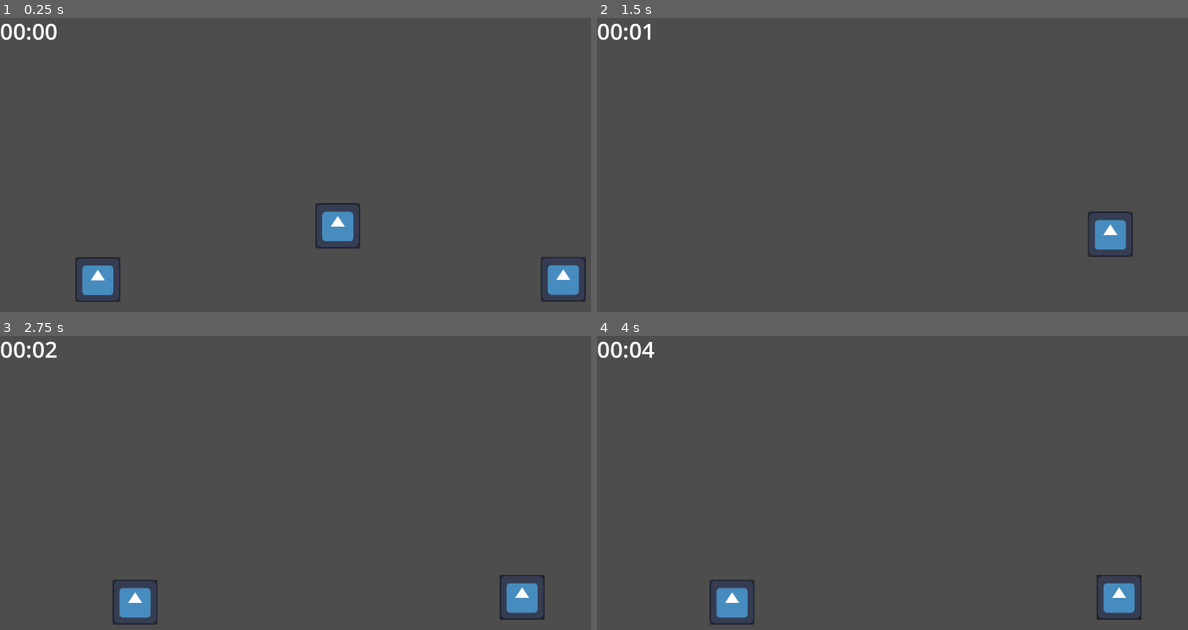
Above: before the commit, frames 1-4 (two rows, left to right).
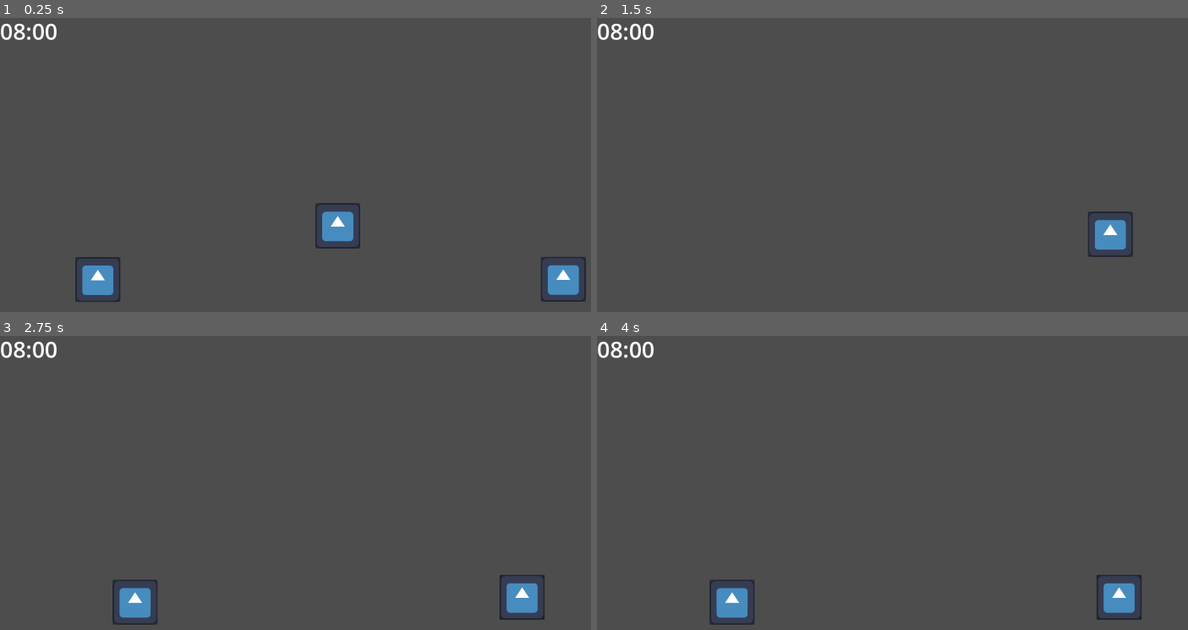
Above: after the commit, the same moments.

Repository: BK3000gamer/Hysterical-Hourglass-Shovel-Jam-2025
Game: Godot game, scene res://Levels/Rooms/living_room.tscn
Two runs of this game, one before a commit and one after it. Both use one fixed random seed, a clock stepped at 60 frames per second and the inputs below. The engine's default icon, where the game draws it, is replaced by a stand-in: a white triangle on a blue panel in a dark square.
Inputs (mouse positions are in pixels of both pictures, inside the frame that each line leads up to):
- Up to frame 1 (0.25 s): no input
- Up to frame 2 (1.5 s): click (1158, 279) at 0.52 s; click (1117, 279) at 1.27 s
- Up to frame 3 (2.75 s): click (514, 553) at 2 s
- Up to frame 4 (4 s): click (1117, 597) at 2.77 s; click (1111, 553) at 3.5 s

The runs differ from the first frame. In frame 1, less than 0.1% of the frame differs, in the area x 2-5%, y 2-8%; in frame 2, 0.1%, in the area x 2-10%, y 1-8%; in frame 3, 0.1%; in frame 4, 0.1%.

Commit message:
added task dishes

Diff:
--- a/new-game-project/Common/Singleton/global_timer.gd
+++ b/new-game-project/Common/Singleton/global_timer.gd
@@ -1,19 +1,13 @@
 extends Node
 
-@onready var total_time : int = 0
+@onready var total_time : int = 480
 
-var timer = Timer.new()
+var h = 0
 var m = 0
-var s = 0
 
 func _ready() -> void:
 	process_mode =Node.PROCESS_MODE_ALWAYS
-	add_child(timer)
-	timer.one_shot = false
-	timer.start(1)
-	timer.timeout.connect(_on_global_timer_timeout)
 
-func _on_global_timer_timeout():
-	total_time += 1
-	m = int(total_time / 60)
-	s = total_time - m * 60
+func _process(delta: float) -> void:
+	h = int(total_time / 60)
+	m = total_time - h * 60
--- /dev/null
+++ b/new-game-project/Levels/Tasks/Dishes/dishes.tscn
@@ -0,0 +1,42 @@
+[gd_scene load_steps=6 format=3 uid="uid://cyjwfjr67als8"]
+
+[ext_resource type="Texture2D" uid="uid://bva8xh5n0052b" path="res://icon.svg" id="1_ciqco"]
+[ext_resource type="Script" uid="uid://dskmd6mx6x58w" path="res://Levels/Tasks/Dishes/soap.gd" id="2_1g64e"]
+[ext_resource type="PackedScene" uid="uid://c8lw7cpbrv5r3" path="res://UI/scores.tscn" id="3_6g2lp"]
+
+[sub_resource type="Gradient" id="Gradient_1g64e"]
+interpolation_mode = 1
+offsets = PackedFloat32Array(0, 0.700508)
+colors = PackedColorArray(0, 0, 0, 1, 1, 1, 1, 0)
+
+[sub_resource type="GradientTexture2D" id="GradientTexture2D_6g2lp"]
+gradient = SubResource("Gradient_1g64e")
+width = 800
+height = 800
+fill = 1
+fill_from = Vector2(0.5, 0.5)
+
+[node name="Dishes" type="Node2D"]
+
+[node name="Background" type="TextureRect" parent="."]
+custom_minimum_size = Vector2(1920, 1080)
+anchors_preset = 15
+anchor_right = 1.0
+anchor_bottom = 1.0
+offset_right = 1920.0
+offset_bottom = 1080.0
+grow_horizontal = 2
+grow_vertical = 2
+texture = ExtResource("1_ciqco")
+
+[node name="Scores" parent="." instance=ExtResource("3_6g2lp")]
+scoreMultiplier = 5
+
+[node name="Dish" type="Node2D" parent="."]
+position = Vector2(960, 625)
+
+[node name="Sprite2D" type="Sprite2D" parent="Dish"]
+texture = SubResource("GradientTexture2D_6g2lp")
+
+[node name="Soap" type="Node2D" parent="Dish"]
+script = ExtResource("2_1g64e")
--- /dev/null
+++ b/new-game-project/Levels/Tasks/Dishes/soap.gd
@@ -0,0 +1,66 @@
+extends Node2D
+
+@onready var scoreCounter = $"../../Scores"
+
+var clickPos: Array= []
+var drawMask: Image
+var drawTexture: ImageTexture
+const areaCentre = Vector2(960, 625)
+const areaRadius = 400
+const resolution = 256
+var localPos
+
+func _ready() -> void:
+	drawMask = Image.create(resolution, resolution, false, Image.FORMAT_L8)
+	drawMask.fill(Color.BLACK)
+	drawTexture = ImageTexture.create_from_image(drawMask)
+
+func _input(event: InputEvent) -> void:
+	if Input.is_mouse_button_pressed(MOUSE_BUTTON_LEFT):
+		localPos = get_global_mouse_position() - areaCentre
+		if localPos.length() < areaRadius:
+			clickPos.append(localPos)
+			paint_to_mask(localPos)
+			queue_redraw()
+	elif Input.is_action_just_pressed("ui_accept"):
+		var filled = is_area_filled()
+		if filled:
+			clickPos.clear()
+			scoreCounter.score += 1
+			drawMask.fill(Color.BLACK)
+			drawTexture.update(drawMask)
+			filled = false
+			queue_redraw()
+
+func paint_to_mask(local_pos: Vector2):
+	var img = drawMask
+
+	var centre = (localPos / areaRadius) * (resolution / 2.0) + Vector2(resolution/2, resolution/2)
+	var radius = int(50.0 / areaRadius * (resolution / 2.0))
+
+	for y in range(centre.y - radius, centre.y + radius):
+		for x in range(centre.x - radius, centre.x + radius):
+			var pos = Vector2(x, y)
+			if pos.distance_to(centre) < radius and x >= 0 and y >= 0 and x < resolution and y < resolution:
+				img.set_pixel(x, y, Color(1,1,1))
+
+	drawTexture.set_image(img)
+
+func is_area_filled(threshold_percent := 0.9) -> bool:
+	var img = drawMask
+	var white_pixel_count = 0
+	var total_pixels = 0
+
+	for y in resolution:
+		for x in resolution:
+			var px = Vector2(x - resolution/2, y - resolution/2)
+			if px.length() < resolution/2:  # Inside the circle area
+				total_pixels += 1
+				if img.get_pixel(x, y).r > 0.5:
+					white_pixel_count += 1
+
+	return white_pixel_count / float(total_pixels) >= threshold_percent
+
+func _draw() -> void:
+	for point in clickPos:
+		draw_circle(point, 50, Color.WHITE, true)
--- a/new-game-project/Levels/Tasks/Fold Clothes/fold_clothes.tscn
+++ b/new-game-project/Levels/Tasks/Fold Clothes/fold_clothes.tscn
@@ -9,8 +9,9 @@
 [ext_resource type="Texture2D" uid="uid://dkof72t0yri1y" path="res://Assets/Textures/Green/texture_09.png" id="7_c5djx"]
 [ext_resource type="Texture2D" uid="uid://d2rc2jssri8tn" path="res://Assets/Textures/Purple/texture_09.png" id="8_sldl2"]
 [ext_resource type="Script" uid="uid://q58bu7vavnhc" path="res://Levels/Tasks/Fold Clothes/clothes.gd" id="9_a5kgc"]
-[ext_resource type="Script" uid="uid://d4nekkdsy4v0d" path="res://Levels/Tasks/Fold Clothes/scores.gd" id="10_xujwe"]
+[ext_resource type="PackedScene" uid="uid://c8lw7cpbrv5r3" path="res://UI/scores.tscn" id="11_sxnhr"]
 [ext_resource type="Script" uid="uid://clk6otkxv8y5w" path="res://Levels/Tasks/Fold Clothes/cursor.gd" id="11_ufg4w"]
+[ext_resource type="PackedScene" uid="uid://cm10bkdq5b4in" path="res://UI/timer_ui.tscn" id="12_sxnhr"]
 
 [sub_resource type="RectangleShape2D" id="RectangleShape2D_oguuq"]
 size = Vector2(150, 150)
@@ -33,16 +34,8 @@
 height = 125
 
 [sub_resource type="CapsuleShape2D" id="CapsuleShape2D_ufg4w"]
-radius = 29.0
+radius = 36.0
 height = 114.0
-
-[sub_resource type="SystemFont" id="SystemFont_fg388"]
-font_names = PackedStringArray("Montserrat")
-font_weight = 600
-
-[sub_resource type="LabelSettings" id="LabelSettings_a5kgc"]
-font = SubResource("SystemFont_fg388")
-font_size = 64
 
 [node name="Fold Clothes" type="Node2D"]
 script = ExtResource("1_04gu6")
@@ -129,7 +122,7 @@
 script = ExtResource("9_a5kgc")
 
 [node name="Shadow" type="Sprite2D" parent="Clothes"]
-scale = Vector2(2, 1)
+scale = Vector2(2, 1.3)
 texture = SubResource("GradientTexture2D_sxnhr")
 
 [node name="Sprite2D" type="Sprite2D" parent="Clothes"]
@@ -156,20 +149,11 @@
 offset_right = 32.0
 offset_bottom = 32.0
 
-[node name="Scores" type="CanvasLayer" parent="."]
-script = ExtResource("10_xujwe")
+[node name="Scores" parent="." instance=ExtResource("11_sxnhr")]
+scoreMultiplier = 2
+room = "uid://bstqgq8pxmtjo"
 
-[node name="Label" type="Label" parent="Scores"]
-custom_minimum_size = Vector2(200, 100)
-anchors_preset = 5
-anchor_left = 0.5
-anchor_right = 0.5
-offset_left = -100.0
-offset_right = 100.0
-offset_bottom = 100.0
-grow_horizontal = 2
-label_settings = SubResource("LabelSettings_a5kgc")
-horizontal_alignment = 1
+[node name="Timer UI" parent="." instance=ExtResource("12_sxnhr")]
 
 [connection signal="area_entered" from="Clothes/Area2D" to="Clothes" method="_on_area_2d_area_entered"]
 [connection signal="button_down" from="Cursor/Button" to="Cursor" method="_on_button_button_down"]
--- a/new-game-project/Levels/Tasks/Fold Clothes/scores.gd
+++ /dev/null
@@ -1,7 +0,0 @@
-extends CanvasLayer
-
-var score: int = 0
-@onready var label = $Label
-
-func _process(delta: float) -> void:
-	label.text = '%02d' % [score]
--- /dev/null
+++ b/new-game-project/UI/scores.gd
@@ -0,0 +1,24 @@
+extends CanvasLayer
+
+var score: int = 0
+@onready var label = $Label
+
+@export var time: int = 0
+@export var scoreMultiplier: int = 0
+@export_file("*.tscn") var room: String
+
+func _ready() -> void:
+	var timer = Timer.new()
+	add_child(timer)
+	timer.start(1)
+	timer.one_shot = false
+	timer.timeout.connect(timerTimeout)
+
+func timerTimeout():
+	time -= 1
+
+func _process(delta: float) -> void:
+	label.text = '%02d\n%02d' % [time, score]
+	if time == 0:
+		GlobalTimer.total_time += score * scoreMultiplier
+		get_tree().change_scene_to_file(room)
--- /dev/null
+++ b/new-game-project/UI/scores.tscn
@@ -0,0 +1,28 @@
+[gd_scene load_steps=4 format=3 uid="uid://c8lw7cpbrv5r3"]
+
+[ext_resource type="Script" uid="uid://d4nekkdsy4v0d" path="res://UI/scores.gd" id="1_oe5sd"]
+
+[sub_resource type="SystemFont" id="SystemFont_fg388"]
+font_names = PackedStringArray("Montserrat")
+font_weight = 600
+
+[sub_resource type="LabelSettings" id="LabelSettings_a5kgc"]
+font = SubResource("SystemFont_fg388")
+font_size = 64
+
+[node name="Scores" type="CanvasLayer"]
+script = ExtResource("1_oe5sd")
+time = 60
+room = "uid://dghm0atvqrg70"
+
+[node name="Label" type="Label" parent="."]
+custom_minimum_size = Vector2(200, 100)
+anchors_preset = 5
+anchor_left = 0.5
+anchor_right = 0.5
+offset_left = -100.0
+offset_right = 100.0
+offset_bottom = 100.0
+grow_horizontal = 2
+label_settings = SubResource("LabelSettings_a5kgc")
+horizontal_alignment = 1
--- a/new-game-project/UI/timer_ui.gd
+++ b/new-game-project/UI/timer_ui.gd
@@ -3,6 +3,6 @@
 @onready var label = $Label
 
 func _process(delta: float) -> void:
+	var h :int = GlobalTimer.h
 	var m :int = GlobalTimer.m
-	var s :int = GlobalTimer.s
-	label.text = '%02d:%02d' % [m, s]
+	label.text = '%02d:%02d' % [h, m]
--- a/new-game-project/project.godot
+++ b/new-game-project/project.godot
@@ -24,7 +24,6 @@
 
 window/size/viewport_width=1920
 window/size/viewport_height=1080
-window/size/mode=3
 window/vsync/vsync_mode=0
 
 [input]
Not shown, added: new-game-project/Levels/Tasks/Dishes/soap.gd.uid
Not shown: 1 places in new-game-project/Levels/Tasks/Fold Clothes/fold_clothes.tscn that only renumber resources
Renamed: new-game-project/Levels/Tasks/Fold Clothes/scores.gd.uid -> new-game-project/UI/scores.gd.uid
